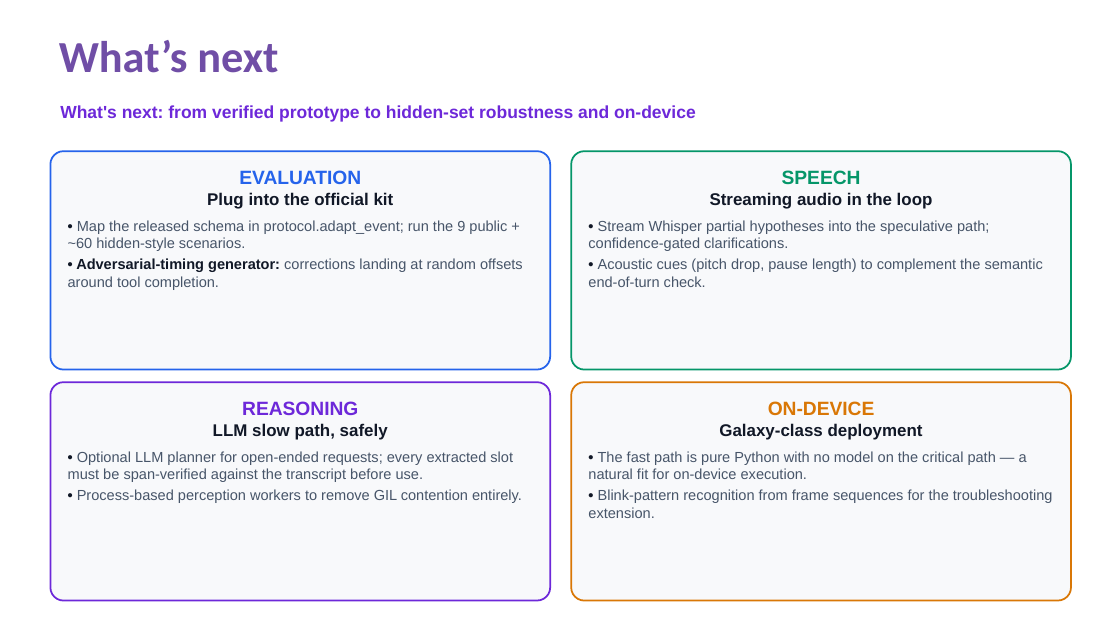
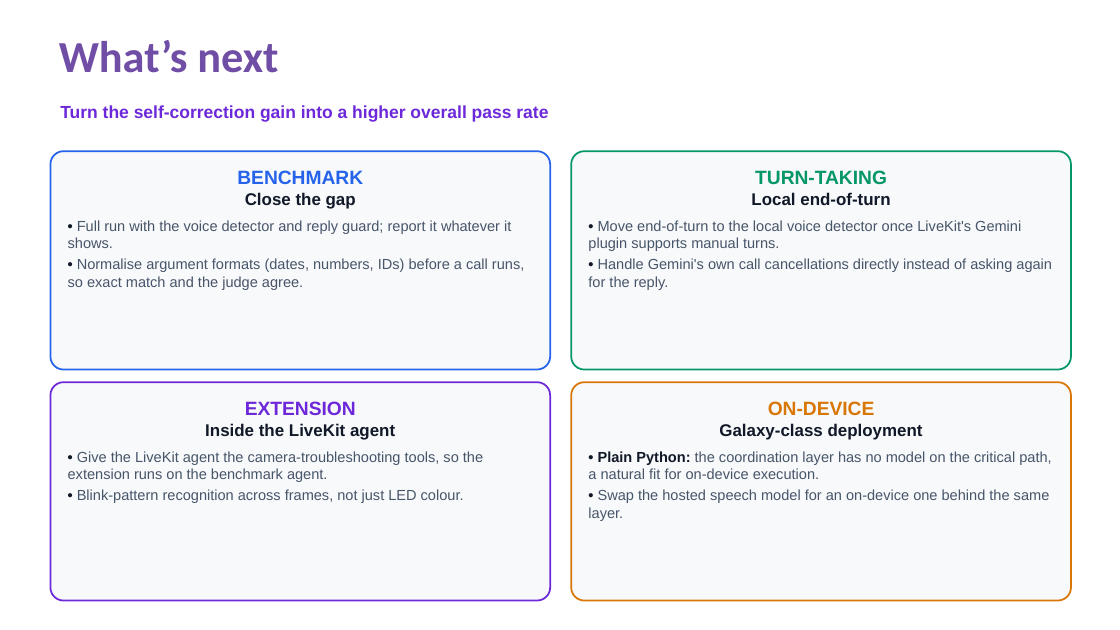
Before and after one commit to Darsh-14/Audient, a slide deck: slide 6 of docs/SRMIST_krenos_Submission.pptx (slide 9 before the commit). Drawn at 1120x630 pixels with LibreOffice and Linux fonts; fonts in the diff are those of the drawing. Boxes give left, top, right and bottom in pixels: in the first picture for what was removed or moved away, otherwise in the second. Text is boxed around its words. In the diff, an @@ line names an element or a change of style, - is before the commit and + after.

Commit message:
Deck cut to 8 slides (problem, architecture, FDB-v3 results, extension, next); README marks the extension use case

```diff
--- a/docs/SRMIST_krenos_Submission.pptx
+++ b/docs/SRMIST_krenos_Submission.pptx
@@ text at (x1=60, y1=105, x2=548, y2=122): text changed @@
-What's next: from verified prototype to hidden-set robustness and on-device
+Turn the self-correction gain into a higher overall pass rate
@@ text in rounded rectangle at (x1=68, y1=170, x2=524, y2=290): text changed @@
-EVALUATION
-Plug into the official kit
-• Map the released schema in protocol.adapt_event; run the 9 public + ~60 hidden-style scenarios.
-• Adversarial-timing generator: corrections landing at random offsets around tool completion.
+BENCHMARK
+Close the gap
+• Full run with the voice detector and reply guard; report it whatever it shows.
+• Normalise argument formats (dates, numbers, IDs) before a call runs, so exact match and the judge agree.
@@ text in rounded rectangle at (x1=588, y1=170, x2=1052, y2=290): text changed @@
-SPEECH
-Streaming audio in the loop
-• Stream Whisper partial hypotheses into the speculative path; confidence-gated clarifications.
-• Acoustic cues (pitch drop, pause length) to complement the semantic end-of-turn check.
+TURN-TAKING
+Local end-of-turn
+• Move end-of-turn to the local voice detector once LiveKit's Gemini plugin supports manual turns.
+• Handle Gemini's own call cancellations directly instead of asking again for the reply.
@@ text in rounded rectangle at (x1=68, y1=401, x2=483, y2=503): text changed @@
-REASONING
-LLM slow path, safely
-• Optional LLM planner for open-ended requests; every extracted slot must be span-verified against the transcript before use.
-• Process-based perception workers to remove GIL contention entirely.
+EXTENSION
+Inside the LiveKit agent
+• Give the LiveKit agent the camera-troubleshooting tools, so the extension runs on the benchmark agent.
+• Blink-pattern recognition across frames, not just LED colour.
@@ text in rounded rectangle at (x1=588, y1=451, x2=1051, y2=521): text changed @@
-• The fast path is pure Python with no model on the critical path — a natural fit for on-device execution.
-• Blink-pattern recognition from frame sequences for the troubleshooting extension.
+• Plain Python: the coordination layer has no model on the critical path, a natural fit for on-device execution.
+• Swap the hosted speech model for an on-device one behind the same layer.
```
Also in this commit, not shown: 5 other slides changed, 1 slide added, 5 slides removed, 2 other files.
